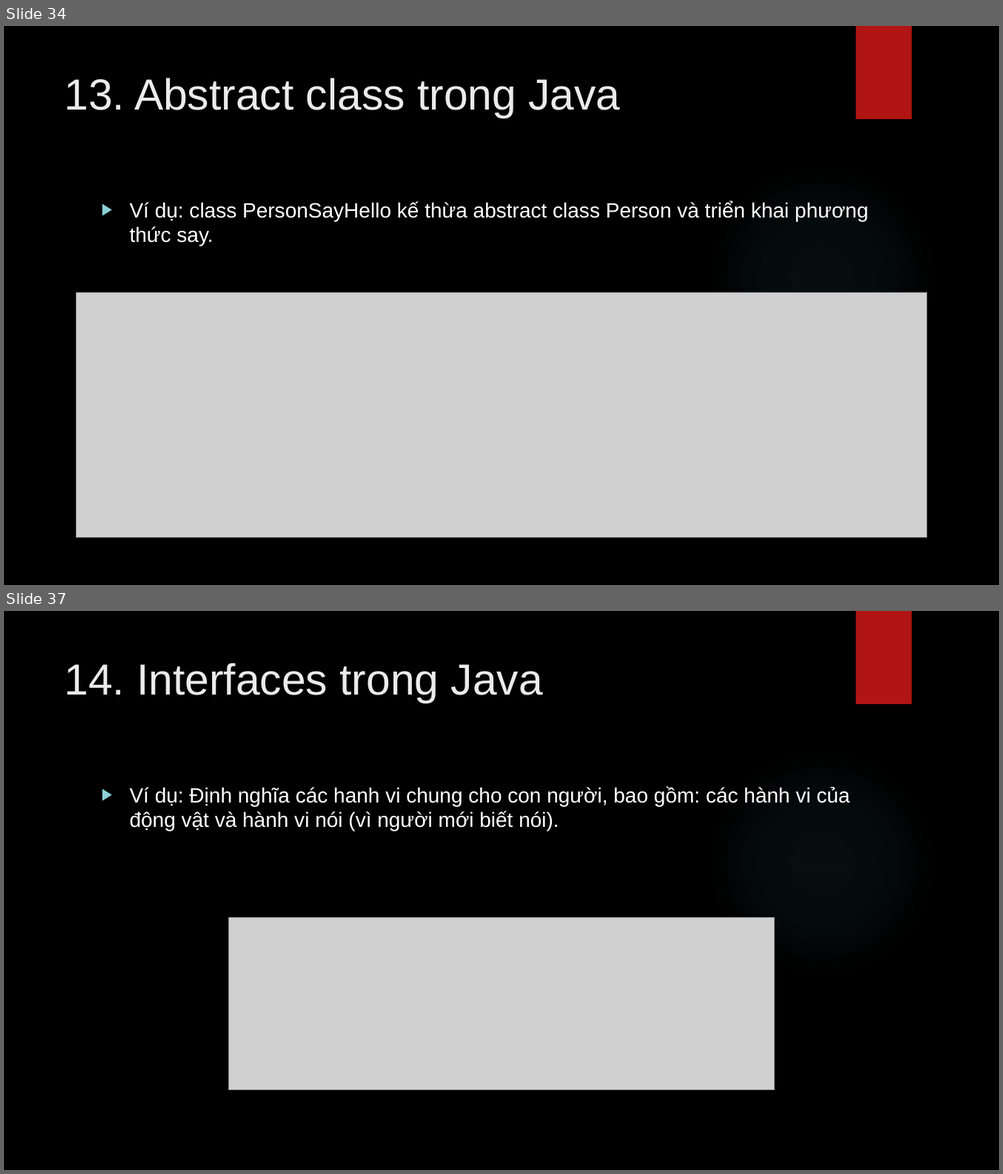
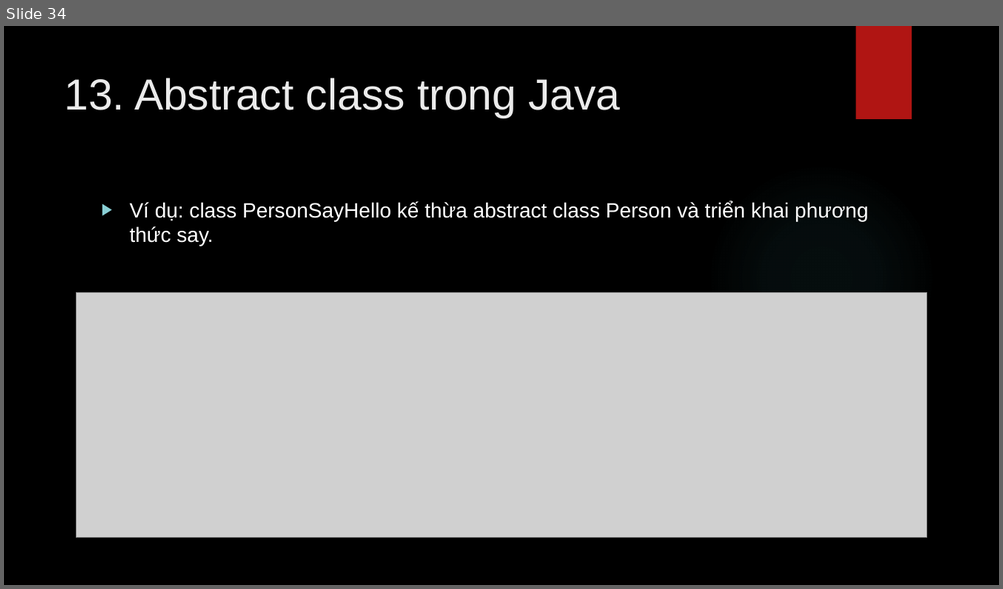
Before and after one commit to lequochai26/GDUTraining_Basic_Java_Web_Development, a slide deck: Slides/Day_5_2.pptx. Shown one above the other, each under a label of ours: slides 34 and 37 before the commit, slide 34 after it; the slides between them are not shown. The pictures are 1003x1174 and 1003x589 pixels, drawn with LibreOffice and Linux fonts; fonts in the diff are those of the drawing; grey boxes stand for pictures; background and template pictures are left out. Boxes give left, top, right and bottom in pixels: in the first picture for what was removed or moved away, otherwise in the second. Text is boxed around its words. In the diff, an @@ line names an element or a change of style, - is before the commit and + after.

```diff
--- a/Slides/Day_5_2.pptx
+++ b/Slides/Day_5_2.pptx
@@ slide 37 removed at bbox=[4, 611, 999, 1170], background picture (left out); not listed: 2 template elements that a slide beside it also shows @@
@@ title removed at bbox=[64, 663, 543, 703] @@
-14. Interfaces trong Java
@@ text removed at bbox=[130, 786, 850, 831] @@
-▶ Ví dụ: Định nghĩa các hanh vi chung cho con người, bao gồm: các hành vi của động vật và hành vi nói (vì người mới biết nói).
@@ picture removed at bbox=[228, 917, 774, 1091] @@
```
Also in this commit, not shown: 19 other slides removed.
